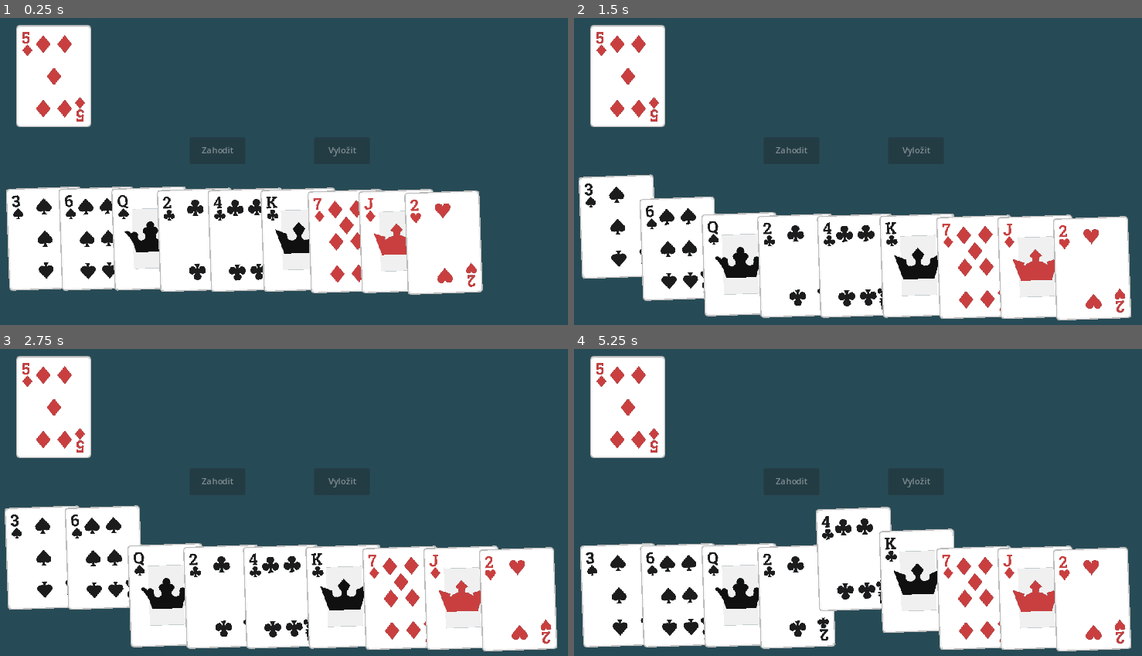
Above: before the commit, frames 1-4 (two rows, left to right).
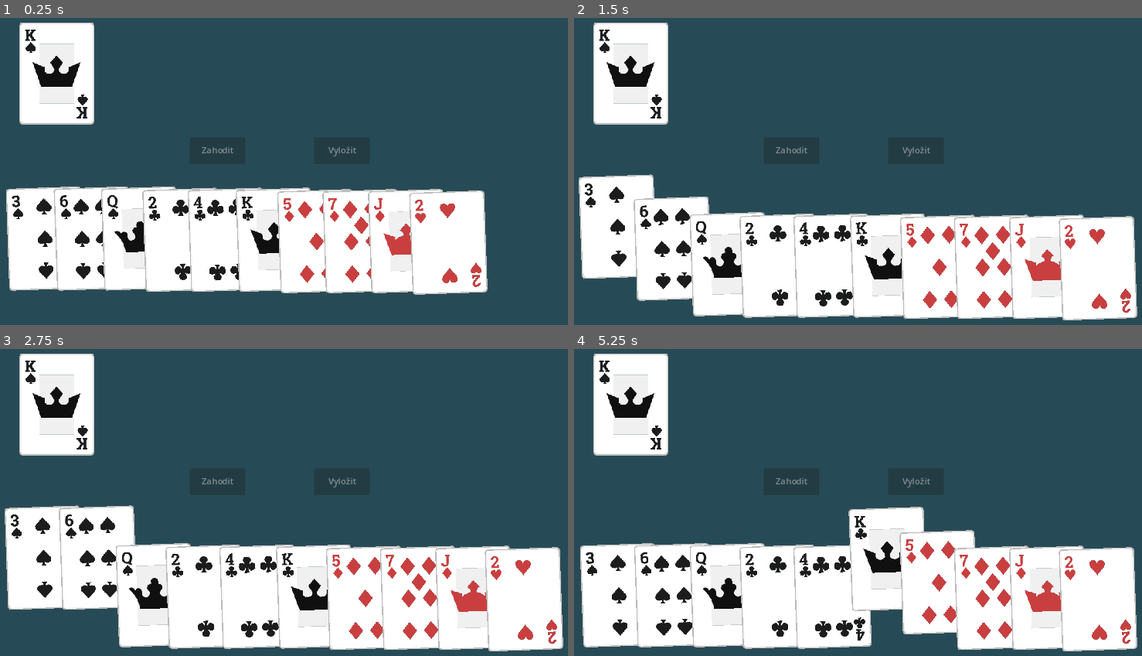
Above: after the commit, the same moments.

Repository: Rhubaruth/solo-rummy
Game: Godot game, scene res://main.tscn
The game is run twice, just before and just after one commit, with the same random seed, the same clock (stepped at 60 frames per second) and the same inputs.
Inputs (mouse positions are in pixels of both pictures, inside the frame that each line leads up to):
- Up to frame 1 (0.25 s): no input
- Up to frame 2 (1.5 s): move the mouse to (619, 254) at 0.52 s; press the mouse at (619, 254) at 0.53 s; tap Enter at 1.25 s; move the mouse to (681, 254) at 1.27 s; release the mouse at (681, 254) at 1.28 s; click (681, 254) at 1.35 s
- Up to frame 3 (2.75 s): tap Space at 2 s; move the mouse to (164, 585) at 2.02 s; press the mouse at (164, 585) at 2.03 s
- Up to frame 4 (5.25 s): tap Enter at 2.75, 5 s; move the mouse to (801, 585) at 2.77 s; release the mouse at (801, 585) at 2.78 s; click (801, 585) at 2.85 s; click "Vyložit" at 3.5 s; tap Space at 4.25 s; move the mouse to (858, 585) at 4.27 s; press the mouse at (858, 585) at 4.28 s; move the mouse to (920, 585) at 5.02 s; release the mouse at (920, 585) at 5.03 s; click (920, 585) at 5.1 s

The runs differ from the first frame. In frame 1, 8.9% of the frame differs, in the area x 2-86%, y 1-91%; in frame 2, 10%; in frame 3, 10%; in frame 4, 12%, in the area x 2-100%, y 1-99%.

Commit message:
Simple endgame screen

Diff:
--- a/board.gd
+++ b/board.gd
@@ -50,6 +50,7 @@
 		state = STATES.MELDING_ONLY
 		meldsContainer.check_endgame()
 	state_change.emit(state)
+	change_cards_selected.emit(0)
 
 
 func _on_meld_pressed():
@@ -72,6 +73,8 @@
 	change_cards_selected.emit(0)
 
 
-func _on_melds_on_end_checked(win):
+func _on_end_checked(win):
 	print('Win? ', win)
+
+
 	pass # Replace with function body.
--- a/main.tscn
+++ b/main.tscn
@@ -11,6 +11,68 @@
 [sub_resource type="StyleBoxEmpty" id="StyleBoxEmpty_quunf"]
 
 [sub_resource type="StyleBoxEmpty" id="StyleBoxEmpty_vufhf"]
+
+[sub_resource type="Animation" id="Animation_ug4xw"]
+length = 0.001
+tracks/0/type = "value"
+tracks/0/imported = false
+tracks/0/enabled = true
+tracks/0/path = NodePath("FadeRect:color")
+tracks/0/interp = 1
+tracks/0/loop_wrap = true
+tracks/0/keys = {
+"times": PackedFloat32Array(0),
+"transitions": PackedFloat32Array(1),
+"update": 0,
+"values": [Color(0.152941, 0.294118, 0.337255, 0)]
+}
+tracks/1/type = "value"
+tracks/1/imported = false
+tracks/1/enabled = true
+tracks/1/path = NodePath("TextLabel:position")
+tracks/1/interp = 1
+tracks/1/loop_wrap = true
+tracks/1/keys = {
+"times": PackedFloat32Array(0),
+"transitions": PackedFloat32Array(1),
+"update": 0,
+"values": [Vector2(544, -88)]
+}
+
+[sub_resource type="Animation" id="Animation_txdmy"]
+resource_name = "Fadeout"
+length = 1.2
+step = 0.05
+tracks/0/type = "value"
+tracks/0/imported = false
+tracks/0/enabled = true
+tracks/0/path = NodePath("FadeRect:color")
+tracks/0/interp = 1
+tracks/0/loop_wrap = true
+tracks/0/keys = {
+"times": PackedFloat32Array(0.1, 0.75),
+"transitions": PackedFloat32Array(1, 1),
+"update": 0,
+"values": [Color(0.152941, 0.294118, 0.337255, 0), Color(0, 0, 0, 0.54902)]
+}
+tracks/1/type = "value"
+tracks/1/imported = false
+tracks/1/enabled = true
+tracks/1/path = NodePath("TextLabel:position")
+tracks/1/interp = 1
+tracks/1/loop_wrap = true
+tracks/1/keys = {
+"times": PackedFloat32Array(0.2, 1.1),
+"transitions": PackedFloat32Array(1, 0.840896),
+"update": 0,
+"values": [Vector2(544, -88), Vector2(544, 312.5)]
+}
+
+[sub_resource type="AnimationLibrary" id="AnimationLibrary_xuo8b"]
+_data = {
+"Fadeout": SubResource("Animation_txdmy"),
+"RESET": SubResource("Animation_ug4xw")
+}
 
 [node name="Board" type="Control" groups=["Board"]]
 layout_mode = 3
@@ -77,7 +139,6 @@
 offset_right = 224.0
 offset_bottom = 242.0
 script = ExtResource("2_sie3a")
-hand_size = 9
 
 [node name="Sprite2D" type="Sprite2D" parent="Deck"]
 texture = ExtResource("3_iqj4u")
@@ -106,13 +167,46 @@
 anchors_preset = 15
 anchor_right = 1.0
 anchor_bottom = 1.0
-offset_left = 1160.0
+offset_left = 1216.0
 offset_top = 192.0
-offset_right = 1160.0
+offset_right = 1216.0
 offset_bottom = -72.0
 grow_horizontal = 2
 grow_vertical = 2
 script = ExtResource("8_db5cs")
+
+[node name="Overlay" type="CanvasLayer" parent="."]
+
+[node name="FadeRect" type="ColorRect" parent="Overlay"]
+anchors_preset = 15
+anchor_right = 1.0
+anchor_bottom = 1.0
+grow_horizontal = 2
+grow_vertical = 2
+mouse_filter = 2
+color = Color(0.152941, 0.294118, 0.337255, 0)
+
+[node name="TextLabel" type="Label" parent="Overlay"]
+anchors_preset = 8
+anchor_left = 0.5
+anchor_top = 0.5
+anchor_right = 0.5
+anchor_bottom = 0.5
+offset_left = -32.0
+offset_top = -412.0
+offset_right = 32.0
+offset_bottom = -389.0
+grow_horizontal = 2
+grow_vertical = 2
+mouse_filter = 1
+text = "Výhra!"
+horizontal_alignment = 1
+vertical_alignment = 1
+
+[node name="Anim" type="AnimationPlayer" parent="Overlay"]
+libraries = {
+"": SubResource("AnimationLibrary_xuo8b")
+}
 
 [connection signal="change_cards_selected" from="." to="MeldButton" method="_on_selection_changed"]
 [connection signal="change_cards_selected" from="." to="DiscardButton" method="_on_selection_changed"]
@@ -120,4 +214,4 @@
 [connection signal="pressed" from="DiscardButton" to="." method="_on_discard_pressed"]
 [connection signal="child_entered_tree" from="Hand" to="Hand" method="_on_child_entered_tree"]
 [connection signal="child_exiting_tree" from="Hand" to="Hand" method="_on_child_exiting_tree"]
-[connection signal="on_end_checked" from="Melds" to="." method="_on_melds_on_end_checked"]
+[connection signal="on_end_checked" from="Melds" to="." method="_on_end_checked"]
Not shown: 1 places in main.tscn that only renumber resources
